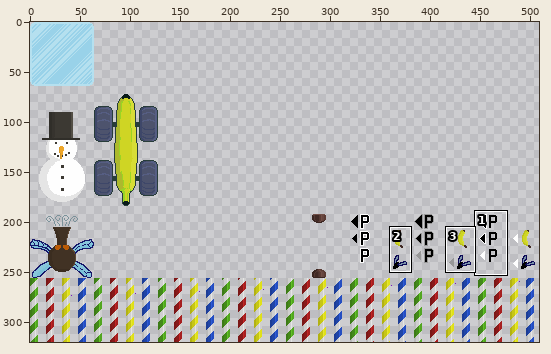
Two versions of one sprite sheet, gppcc10/core/assets/iceway.png. Above: a wide view before the commit, with the close-up outlined.
Close-up. Before the edit:
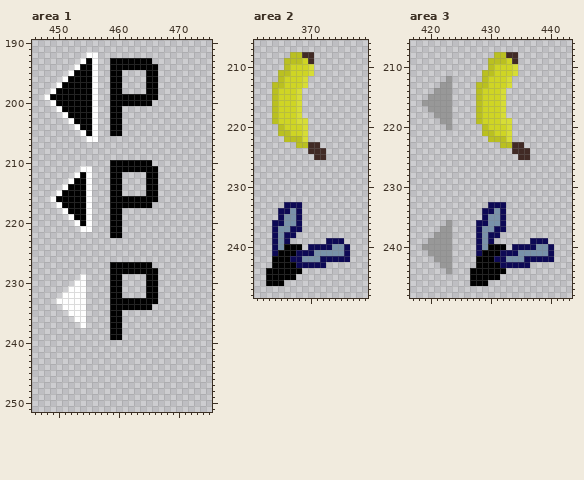
The file is 512x320 pixels. Colours within 5 levels of each other are drawn and written as one. Shown: area 1: x 446..475, y 190..251; area 2: x 361..379, y 206..248; area 3: x 417..443, y 206..248. The wide view leaves out empty margins. The commit also changed other parts of the picture, which this record leaves out.
And afterwards:
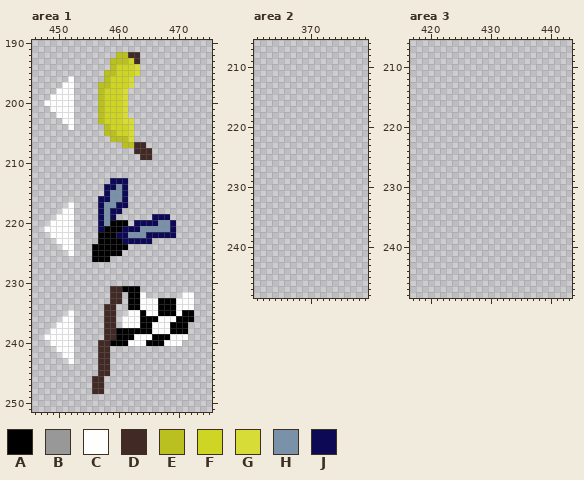
Palette (. is transparent): A #000000  B #989898  C #fefefe  D #412a25  E #bac020  F #cfd524  G #d7dd36  H #7992a9  J #0d0955
The edit:
Changed rows in their new state; - is an unchanged pixel.
Area 1:
first column x 448:
192 -------..---EEDD---------
193 ------...--EEEFD..-------
194 -----....--EFFFG...------
195 ----.....-EEFFFG-..------
196 ---.C....-EFFFG--..------
197 --.CC....EEFFFG--..------
198 -.CCC....EFFFG---..------
199 .CCCC....EFFFG.....------
200 C-CCC....EFFFG....-------
201 -C-CC....EFFFG-----------
202 --C-C....EFFFG-----------
203 ---C-....EFFFGG----------
204 ----C....-EFFFG----------
205 ------...-EEFFG----------
206 -------..--EEEG----------
207 -------------EEDD--------
208 ---------------DDD-------
209 ----------------DD-------
210 -----------.......-------
211 ------..---........------
212 -----...---..----..------
213 ----....---JJJ---..------
214 ---.....--JJHJ---..------
215 --......--JHHJ---..------
216 -.......-JJHHJ.....------
217 --..C...-JHHJJ....-------
218 ----C...-JHJJ------------
219 --CC-...-JHJ.-----JJJ----
220 -CCCC...-JH--A-JJJJHHJ---
221 CCCCC-..-JA--JJJHHHHHJ---
222 -CCCC----AA-JJHHHJJJJJ---
223 --CCC----AAAAJJJJJ-------
224 ---CC---AAAAAA-----------
225 ----C---AAAAA------------
226 --------AAA--------------
227 -----------.......-------
228 -----------........------
229 ------.----..----..------
230 -----..----..----..------
231 ----...----DDAAA-..------
232 ---....----DD-AAC..----CC
233 --.....----DD.--CCCAAACCC
234 ---....---DD..--CCCAAACCC
235 -----..---DD.-CCACCAAACAA
236 ---CC..---DD.CCCAAACCCAAA
237 --CCC-.---DD.CCCAACCCAAA-
238 -CCCC-----DD-AAAAACCCAAA-
239 CCCCC-----DD-AACCCAAACCC-
240 -CCCC----DDAAACCCAAACCC--
241 --CCC----DD--------------
242 ---CC----DD--------------
243 ----C----DD--------------
244 ---------DD--------------
245 ---------DD--------------
246 --------DD---------------
247 --------DD---------------
248 --------DD---------------
Area 2:
first column x 364:
208 ---....--
209 --.....--
210 --.....--
211 -......--
212 -.....---
213 ......---
214 .....----
215 .....----
216 .....----
217 .....----
218 .....----
219 ......---
220 -.....---
221 -.....---
222 --....---
223 ----....-
224 ------...
225 -------..
first column x 363:
233 ---...--------
234 --....--------
235 --....--------
236 -.....--------
237 -.....--------
238 -....---------
239 -...------...-
240 -.....-.......
241 -.............
242 -.............
243 -.........----
244 ......--------
245 .....---------
246 ...-----------
Area 3:
first column x 419:
208 ------------....--
209 -----------.....--
210 -----------.....--
211 ----------......--
212 ----.-----.....---
213 ---..----......---
214 --...----.....----
215 -....----.....----
216 .....----.....----
217 -....----.....----
218 --...----.....----
219 ---..----......---
220 ----.-----.....---
221 ----------.....---
222 -----------....---
223 -------------....-
224 ---------------...
225 ----------------..
first column x 419:
233 -----------...--------
234 ----------....--------
235 ----------....--------
236 ----.----.....--------
237 ---..----.....--------
238 --...----....---------
239 -....----...------...-
240 .....----.....-.......
241 -....----.............
242 --...----.............
243 ---..----.........----
244 ----.---......--------
245 --------.....---------
246 --------...-----------
Changed places in both close-ups, as pixel boxes (x1, y1, x2, y2):
changed: (44, 52, 194, 394)
erased: (272, 52, 326, 160)
erased: (266, 202, 350, 286)
erased: (422, 52, 530, 160)
erased: (422, 202, 554, 286)
